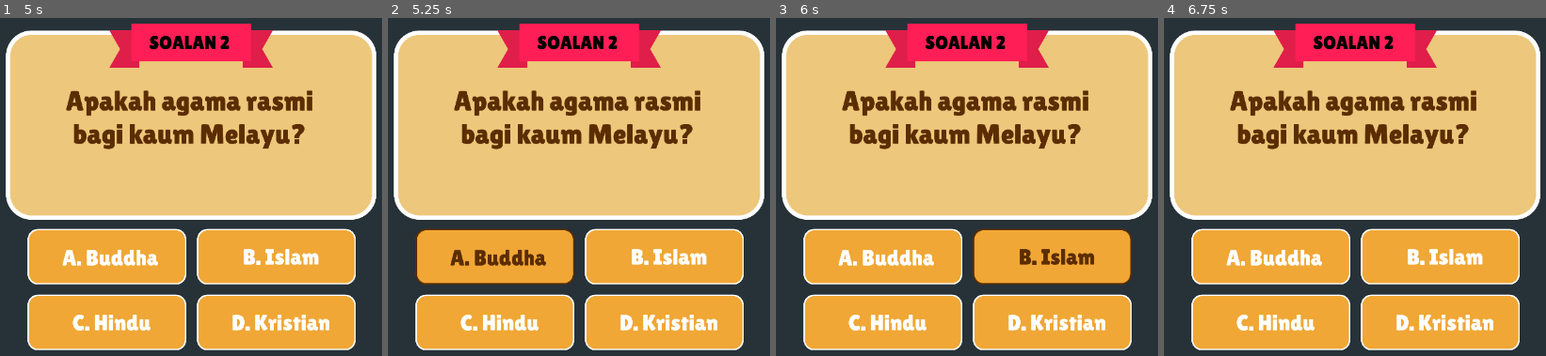
Above: before the commit, frames 1-4 (left to right).
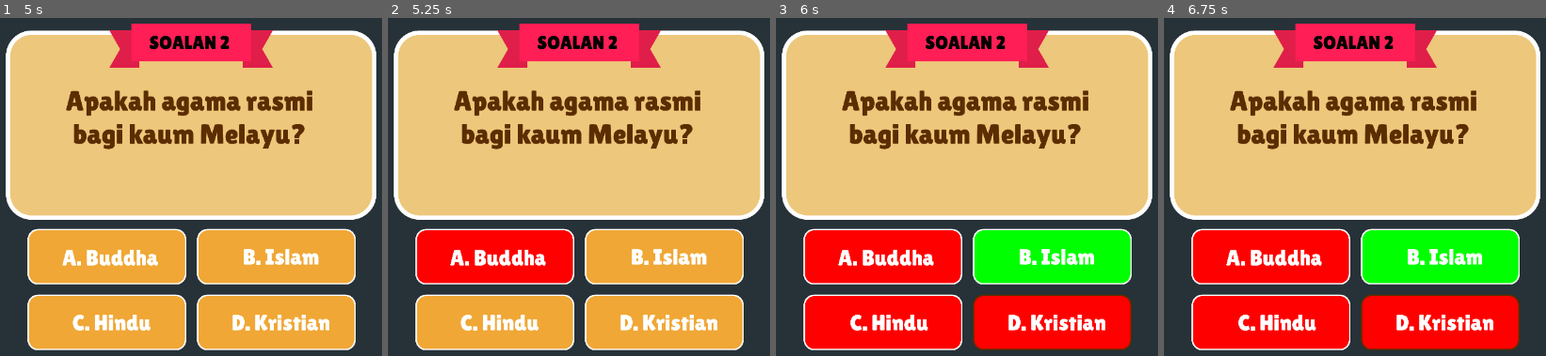
Above: after the commit, the same moments.

Repository: ihsan-akif/HAM-LPG
Game: Godot game, scene res://trivia_question/Questions.tscn
Same seed, same stepped clock (60 frames per second), same inputs: the game is played once before the commit and once after it. This scene is started directly instead of the project's main scene.
Inputs (mouse positions are in pixels of both pictures, inside the frame that each line leads up to):
- Up to frame 1 (5 s): click (106, 257) at 0.5 s; click (275, 257) at 1.25 s; click (106, 322) at 2 s; click (275, 322) at 2.75 s; tap Enter at 3.5 s; tap Space at 4.25 s
- Up to frame 2 (5.25 s): click (494, 257) at 5 s
- Up to frame 3 (6 s): click (1051, 257) at 5.75 s
- Up to frame 4 (6.75 s): click (1270, 322) at 6.52 s

Frame 1 is identical in both runs. In frame 2, 6.9% of the frame differs, in the area x 7-49%, y 62-79%; in frame 3, 25%, in the area x 7-94%, y 62-99%; in frame 4, 24%.

Commit message:
Question Update

Diff:
--- a/trivia_question/Questions.gd
+++ b/trivia_question/Questions.gd
@@ -6,18 +6,11 @@
 
 # Called when the node enters the scene tree for the first time.
 func _ready():
-	#trivia_question()
-	#print(score)
 	pass
 
 
 func _process(delta):
 	pass
-
-
-# Gameplay
-func trivia_question() -> void:
-	print(score)
 
 
 func _on_AnswerA1Btn_pressed():
@@ -47,3 +40,118 @@
 	yield(get_tree().create_timer(2.0), "timeout")
 	get_node("Question1").hide()
 	get_node("Question2").show()
+
+
+
+func _on_AnswerA2Btn_pressed():
+	get_node("Question2/AnswerA2Btn").disabled = true
+	highScore -= 5
+	print(highScore)
+
+
+func _on_AnswerB2Btn_pressed():
+	get_node("Question2/AnswerA2Btn").disabled = true
+	get_node("Question2/AnswerB2Btn").disabled = true
+	get_node("Question2/AnswerC2Btn").disabled = true
+	get_node("Question2/AnswerD2Btn").disabled = true
+	print(highScore)
+	yield(get_tree().create_timer(2.0), "timeout")
+	get_node("Question2").hide()
+	get_node("Question3").show()
+
+func _on_AnswerC2Btn_pressed():
+	get_node("Question2/AnswerC2Btn").disabled = true
+	highScore -= 5
+	print(highScore)
+
+
+func _on_AnswerD2Btn_pressed():
+	get_node("Question2/AnswerD2Btn").disabled = true
+	highScore -= 5
+	print(highScore)
+
+
+func _on_AnswerA3Btn_pressed():
+	get_node("Question3/AnswerA3Btn").disabled = true
+	highScore -= 5
+	print(highScore)
+
+
+func _on_AnswerB3Btn_pressed():
+	get_node("Question3/AnswerB3Btn").disabled = true
+	highScore -= 5
+	print(highScore)
+
+
+func _on_AnswerC3Btn_pressed():
+	get_node("Question3/AnswerA3Btn").disabled = true
+	get_node("Question3/AnswerB3Btn").disabled = true
+	get_node("Question3/AnswerC3Btn").disabled = true
+	get_node("Question3/AnswerD3Btn").disabled = true
+	print(highScore)
+	yield(get_tree().create_timer(2.0), "timeout")
+	get_node("Question3").hide()
+	get_node("Question4").show()
+
+
+func _on_AnswerD3Btn_pressed():
+	get_node("Question3/AnswerD3Btn").disabled = true
+	highScore -= 5
+	print(highScore)
+
+
+func _on_AnswerA4Btn_pressed():
+	get_node("Question4/AnswerA4Btn").disabled = true
+	highScore -= 5
+	print(highScore)
+
+
+func _on_AnswerB4Btn_pressed():
+	get_node("Question4/AnswerB4Btn").disabled = true
+	highScore -= 5
+	print(highScore)
+
+
+func _on_AnswerC4Btn_pressed():
+	get_node("Question4/AnswerC4Btn").disabled = true
+	highScore -= 5
+	print(highScore)
+
+
+func _on_AnswerD4Btn_pressed():
+	get_node("Question4/AnswerA4Btn").disabled = true
+	get_node("Question4/AnswerB4Btn").disabled = true
+	get_node("Question4/AnswerC4Btn").disabled = true
+	get_node("Question4/AnswerD4Btn").disabled = true
+	print(highScore)
+	yield(get_tree().create_timer(2.0), "timeout")
+	get_node("Question4").hide()
+	get_node("Question5").show()
+
+
+func _on_AnswerA5Btn_pressed():
+	get_node("Question5/AnswerA5Btn").disabled = true
+	get_node("Question5/AnswerB5Btn").disabled = true
+	get_node("Question5/AnswerC5Btn").disabled = true
+	get_node("Question5/AnswerD5Btn").disabled = true
+	print(highScore)
+	yield(get_tree().create_timer(2.0), "timeout")
+	get_node("Question5").hide()
+	# Next question show
+
+
+func _on_AnswerB5Btn_pressed():
+	get_node("Question5/AnswerB5Btn").disabled = true
+	highScore -= 5
+	print(highScore)
+
+func _on_AnswerC5Btn_pressed():
+	get_node("Question5/AnswerC5Btn").disabled = true
+	highScore -= 5
+	print(highScore)
+
+
+func _on_AnswerD5Btn_pressed():
+	get_node("Question5/AnswerD5Btn").disabled = true
+	highScore -= 5
+	print(highScore)
--- a/trivia_question/Questions.tscn
+++ b/trivia_question/Questions.tscn
@@ -23,6 +23,49 @@
 [ext_resource path="res://trivia_question/Questions/Question 2/JawapanASalah.png" type="Texture" id=21]
 [ext_resource path="res://trivia_question/Questions/Question 2/JawapanBBetul.png" type="Texture" id=22]
 [ext_resource path="res://trivia_question/Questions/Question 2/JawapanBHover.png" type="Texture" id=23]
+[ext_resource path="res://trivia_question/Questions/Question 2/JawapanCSalah.png" type="Texture" id=24]
+[ext_resource path="res://trivia_question/Questions/Question 2/JawapanCHover.png" type="Texture" id=25]
+[ext_resource path="res://trivia_question/Questions/Question 2/JawapanDHover.png" type="Texture" id=26]
+[ext_resource path="res://trivia_question/Questions/Question 2/JawapanDSalah.png" type="Texture" id=27]
+[ext_resource path="res://trivia_question/Questions/Question 3/JawapanC.png" type="Texture" id=28]
+[ext_resource path="res://trivia_question/Questions/Question 3/JawapanDHover.png" type="Texture" id=29]
+[ext_resource path="res://trivia_question/Questions/Question 3/JawapanCHover.png" type="Texture" id=30]
+[ext_resource path="res://trivia_question/Questions/Question 3/JawapanB.png" type="Texture" id=31]
+[ext_resource path="res://trivia_question/Questions/Question 3/JawapanASalah.png" type="Texture" id=32]
+[ext_resource path="res://trivia_question/Questions/Question 3/JawapanCBetul.png" type="Texture" id=33]
+[ext_resource path="res://trivia_question/Questions/Question 3/JawapanAHover.png" type="Texture" id=34]
+[ext_resource path="res://trivia_question/Questions/Question 3/JawapanBSalah.png" type="Texture" id=35]
+[ext_resource path="res://trivia_question/Questions/Question 3/JawapanDSalah.png" type="Texture" id=36]
+[ext_resource path="res://trivia_question/Questions/Question 3/JawapanD.png" type="Texture" id=37]
+[ext_resource path="res://trivia_question/Questions/Question 3/JawapanA.png" type="Texture" id=38]
+[ext_resource path="res://trivia_question/Questions/Question 3/Soalan 3.png" type="Texture" id=39]
+[ext_resource path="res://trivia_question/Questions/Question 3/JawapanBHover.png" type="Texture" id=40]
+[ext_resource path="res://trivia_question/Questions/Question 4/JawapanDHover.png" type="Texture" id=41]
+[ext_resource path="res://trivia_question/Questions/Question 4/Soalan 4.png" type="Texture" id=42]
+[ext_resource path="res://trivia_question/Questions/Question 4/JawapanAHover.png" type="Texture" id=43]
+[ext_resource path="res://trivia_question/Questions/Question 4/JawapanA.png" type="Texture" id=44]
+[ext_resource path="res://trivia_question/Questions/Question 4/JawapanB.png" type="Texture" id=45]
+[ext_resource path="res://trivia_question/Questions/Question 4/JawapanASalah.png" type="Texture" id=46]
+[ext_resource path="res://trivia_question/Questions/Question 4/JawapanBHover.png" type="Texture" id=47]
+[ext_resource path="res://trivia_question/Questions/Question 4/JawapanBSalah.png" type="Texture" id=48]
+[ext_resource path="res://trivia_question/Questions/Question 4/JawapanD.png" type="Texture" id=49]
+[ext_resource path="res://trivia_question/Questions/Question 4/JawapanCSalah.png" type="Texture" id=50]
+[ext_resource path="res://trivia_question/Questions/Question 4/JawapanDBetul.png" type="Texture" id=51]
+[ext_resource path="res://trivia_question/Questions/Question 4/JawapanC.png" type="Texture" id=52]
+[ext_resource path="res://trivia_question/Questions/Question 4/JawapanCHover.png" type="Texture" id=53]
+[ext_resource path="res://trivia_question/Questions/Question 5/JawapanABetul.png" type="Texture" id=54]
+[ext_resource path="res://trivia_question/Questions/Question 5/Soalan 5.png" type="Texture" id=55]
+[ext_resource path="res://trivia_question/Questions/Question 5/JawapanA.png" type="Texture" id=56]
+[ext_resource path="res://trivia_question/Questions/Question 5/JawapanDHover.png" type="Texture" id=57]
+[ext_resource path="res://trivia_question/Questions/Question 5/JawapanD.png" type="Texture" id=58]
+[ext_resource path="res://trivia_question/Questions/Question 5/JawapanAHover.png" type="Texture" id=59]
+[ext_resource path="res://trivia_question/Questions/Question 5/JawapanBSalah.png" type="Texture" id=60]
+[ext_resource path="res://trivia_question/Questions/Question 5/JawapanBHover.png" type="Texture" id=61]
+[ext_resource path="res://trivia_question/Questions/Question 5/JawapanDSalah.png" type="Texture" id=62]
+[ext_resource path="res://trivia_question/Questions/Question 5/JawapanCHover.png" type="Texture" id=63]
+[ext_resource path="res://trivia_question/Questions/Question 5/JawapanCSalah.png" type="Texture" id=64]
+[ext_resource path="res://trivia_question/Questions/Question 5/JawapanB.png" type="Texture" id=65]
+[ext_resource path="res://trivia_question/Questions/Question 5/JawapanC.png" type="Texture" id=66]
 
 [node name="Questions" type="Control"]
 anchor_right = 1.0
@@ -139,6 +182,8 @@
 margin_bottom = 880.0
 rect_scale = Vector2( 0.3, 0.3 )
 texture_normal = ExtResource( 2 )
+texture_hover = ExtResource( 25 )
+texture_disabled = ExtResource( 24 )
 __meta__ = {
 "_edit_use_anchors_": false
 }
@@ -150,7 +195,211 @@
 margin_bottom = 880.0
 rect_scale = Vector2( 0.3, 0.3 )
 texture_normal = ExtResource( 7 )
+texture_hover = ExtResource( 26 )
+texture_disabled = ExtResource( 27 )
+
+[node name="Question3" type="Control" parent="."]
+visible = false
+anchor_right = 1.0
+anchor_bottom = 1.0
+__meta__ = {
+"_edit_use_anchors_": false
+}
+
+[node name="Question3Txt" type="TextureRect" parent="Question3"]
+margin_left = 333.377
+margin_top = 100.888
+margin_right = 2134.38
+margin_bottom = 1055.89
+rect_scale = Vector2( 0.35, 0.35 )
+texture = ExtResource( 39 )
+__meta__ = {
+"_edit_use_anchors_": false
+}
+
+[node name="AnswerA3Btn" type="TextureButton" parent="Question3"]
+margin_left = 370.0
+margin_top = 450.0
+margin_right = 1271.0
+margin_bottom = 768.0
+rect_scale = Vector2( 0.3, 0.3 )
+texture_normal = ExtResource( 38 )
+texture_hover = ExtResource( 34 )
+texture_disabled = ExtResource( 32 )
+
+[node name="AnswerB3Btn" type="TextureButton" parent="Question3"]
+margin_left = 658.0
+margin_top = 450.0
+margin_right = 1559.0
+margin_bottom = 768.0
+rect_scale = Vector2( 0.3, 0.3 )
+texture_normal = ExtResource( 31 )
+texture_hover = ExtResource( 40 )
+texture_disabled = ExtResource( 35 )
+
+[node name="AnswerC3Btn" type="TextureButton" parent="Question3"]
+margin_left = 370.0
+margin_top = 562.0
+margin_right = 1271.0
+margin_bottom = 880.0
+rect_scale = Vector2( 0.3, 0.3 )
+texture_normal = ExtResource( 28 )
+texture_hover = ExtResource( 30 )
+texture_disabled = ExtResource( 33 )
+__meta__ = {
+"_edit_use_anchors_": false
+}
+
+[node name="AnswerD3Btn" type="TextureButton" parent="Question3"]
+margin_left = 658.0
+margin_top = 562.0
+margin_right = 1559.0
+margin_bottom = 880.0
+rect_scale = Vector2( 0.3, 0.3 )
+texture_normal = ExtResource( 37 )
+texture_hover = ExtResource( 29 )
+texture_disabled = ExtResource( 36 )
+
+[node name="Question4" type="Control" parent="."]
+visible = false
+anchor_right = 1.0
+anchor_bottom = 1.0
+__meta__ = {
+"_edit_use_anchors_": false
+}
+
+[node name="Question4Txt" type="TextureRect" parent="Question4"]
+margin_left = 333.377
+margin_top = 100.888
+margin_right = 2134.38
+margin_bottom = 1055.89
+rect_scale = Vector2( 0.35, 0.35 )
+texture = ExtResource( 42 )
+__meta__ = {
+"_edit_use_anchors_": false
+}
+
+[node name="AnswerA4Btn" type="TextureButton" parent="Question4"]
+margin_left = 370.0
+margin_top = 450.0
+margin_right = 1271.0
+margin_bottom = 768.0
+rect_scale = Vector2( 0.3, 0.3 )
+texture_normal = ExtResource( 44 )
+texture_hover = ExtResource( 43 )
+texture_disabled = ExtResource( 46 )
+
+[node name="AnswerB4Btn" type="TextureButton" parent="Question4"]
+margin_left = 658.0
+margin_top = 450.0
+margin_right = 1559.0
+margin_bottom = 768.0
+rect_scale = Vector2( 0.3, 0.3 )
+texture_normal = ExtResource( 45 )
+texture_hover = ExtResource( 47 )
+texture_disabled = ExtResource( 48 )
+
+[node name="AnswerC4Btn" type="TextureButton" parent="Question4"]
+margin_left = 370.0
+margin_top = 562.0
+margin_right = 1271.0
+margin_bottom = 880.0
+rect_scale = Vector2( 0.3, 0.3 )
+texture_normal = ExtResource( 52 )
+texture_hover = ExtResource( 53 )
+texture_disabled = ExtResource( 50 )
+__meta__ = {
+"_edit_use_anchors_": false
+}
+
+[node name="AnswerD4Btn" type="TextureButton" parent="Question4"]
+margin_left = 658.0
+margin_top = 562.0
+margin_right = 1559.0
+margin_bottom = 880.0
+rect_scale = Vector2( 0.3, 0.3 )
+texture_normal = ExtResource( 49 )
+texture_hover = ExtResource( 41 )
+texture_disabled = ExtResource( 51 )
+
+[node name="Question5" type="Control" parent="."]
+visible = false
+anchor_right = 1.0
+anchor_bottom = 1.0
+__meta__ = {
+"_edit_use_anchors_": false
+}
+
+[node name="Question5Txt" type="TextureRect" parent="Question5"]
+margin_left = 333.377
+margin_top = 100.888
+margin_right = 2134.38
+margin_bottom = 1055.89
+rect_scale = Vector2( 0.35, 0.35 )
+texture = ExtResource( 55 )
+__meta__ = {
+"_edit_use_anchors_": false
+}
+
+[node name="AnswerA5Btn" type="TextureButton" parent="Question5"]
+margin_left = 370.0
+margin_top = 450.0
+margin_right = 1271.0
+margin_bottom = 768.0
+rect_scale = Vector2( 0.3, 0.3 )
+texture_normal = ExtResource( 56 )
+texture_hover = ExtResource( 59 )
+texture_disabled = ExtResource( 54 )
+
+[node name="AnswerB5Btn" type="TextureButton" parent="Question5"]
+margin_left = 658.0
+margin_top = 450.0
+margin_right = 1559.0
+margin_bottom = 768.0
+rect_scale = Vector2( 0.3, 0.3 )
+texture_normal = ExtResource( 65 )
+texture_hover = ExtResource( 61 )
+texture_disabled = ExtResource( 60 )
+
+[node name="AnswerC5Btn" type="TextureButton" parent="Question5"]
+margin_left = 370.0
+margin_top = 562.0
+margin_right = 1271.0
+margin_bottom = 880.0
+rect_scale = Vector2( 0.3, 0.3 )
+texture_normal = ExtResource( 66 )
+texture_hover = ExtResource( 63 )
+texture_disabled = ExtResource( 64 )
+__meta__ = {
+"_edit_use_anchors_": false
+}
+
+[node name="AnswerD5Btn" type="TextureButton" parent="Question5"]
+margin_left = 658.0
+margin_top = 562.0
+margin_right = 1559.0
+margin_bottom = 880.0
+rect_scale = Vector2( 0.3, 0.3 )
+texture_normal = ExtResource( 58 )
+texture_hover = ExtResource( 57 )
+texture_disabled = ExtResource( 62 )
 [connection signal="pressed" from="Question1/AnswerA1Btn" to="." method="_on_AnswerA1Btn_pressed"]
 [connection signal="pressed" from="Question1/AnswerB1Btn" to="." method="_on_AnswerB1Btn_pressed"]
 [connection signal="pressed" from="Question1/AnswerC1Btn" to="." method="_on_AnswerC1Btn_pressed"]
 [connection signal="pressed" from="Question1/AnswerD1Btn" to="." method="_on_AnswerD1Btn_pressed"]
+[connection signal="pressed" from="Question2/AnswerA2Btn" to="." method="_on_AnswerA2Btn_pressed"]
+[connection signal="pressed" from="Question2/AnswerB2Btn" to="." method="_on_AnswerB2Btn_pressed"]
+[connection signal="pressed" from="Question2/AnswerC2Btn" to="." method="_on_AnswerC2Btn_pressed"]
+[connection signal="pressed" from="Question2/AnswerD2Btn" to="." method="_on_AnswerD2Btn_pressed"]
+[connection signal="pressed" from="Question3/AnswerA3Btn" to="." method="_on_AnswerA3Btn_pressed"]
+[connection signal="pressed" from="Question3/AnswerB3Btn" to="." method="_on_AnswerB3Btn_pressed"]
+[connection signal="pressed" from="Question3/AnswerC3Btn" to="." method="_on_AnswerC3Btn_pressed"]
+[connection signal="pressed" from="Question3/AnswerD3Btn" to="." method="_on_AnswerD3Btn_pressed"]
+[connection signal="pressed" from="Question4/AnswerA4Btn" to="." method="_on_AnswerA4Btn_pressed"]
+[connection signal="pressed" from="Question4/AnswerB4Btn" to="." method="_on_AnswerB4Btn_pressed"]
+[connection signal="pressed" from="Question4/AnswerC4Btn" to="." method="_on_AnswerC4Btn_pressed"]
+[connection signal="pressed" from="Question4/AnswerD4Btn" to="." method="_on_AnswerD4Btn_pressed"]
+[connection signal="pressed" from="Question5/AnswerA5Btn" to="." method="_on_AnswerA5Btn_pressed"]
+[connection signal="pressed" from="Question5/AnswerB5Btn" to="." method="_on_AnswerB5Btn_pressed"]
+[connection signal="pressed" from="Question5/AnswerC5Btn" to="." method="_on_AnswerC5Btn_pressed"]
+[connection signal="pressed" from="Question5/AnswerD5Btn" to="." method="_on_AnswerD5Btn_pressed"]
Not shown: 1 places in trivia_question/Questions.tscn that only renumber resources
